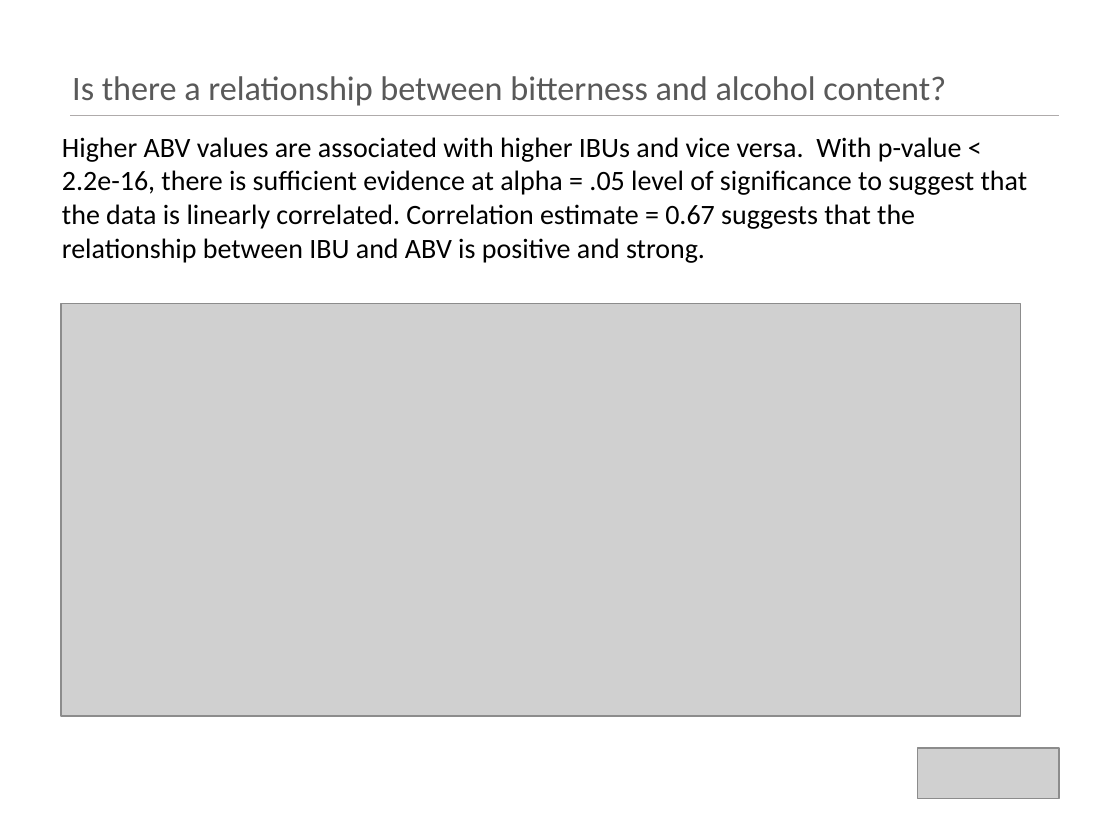
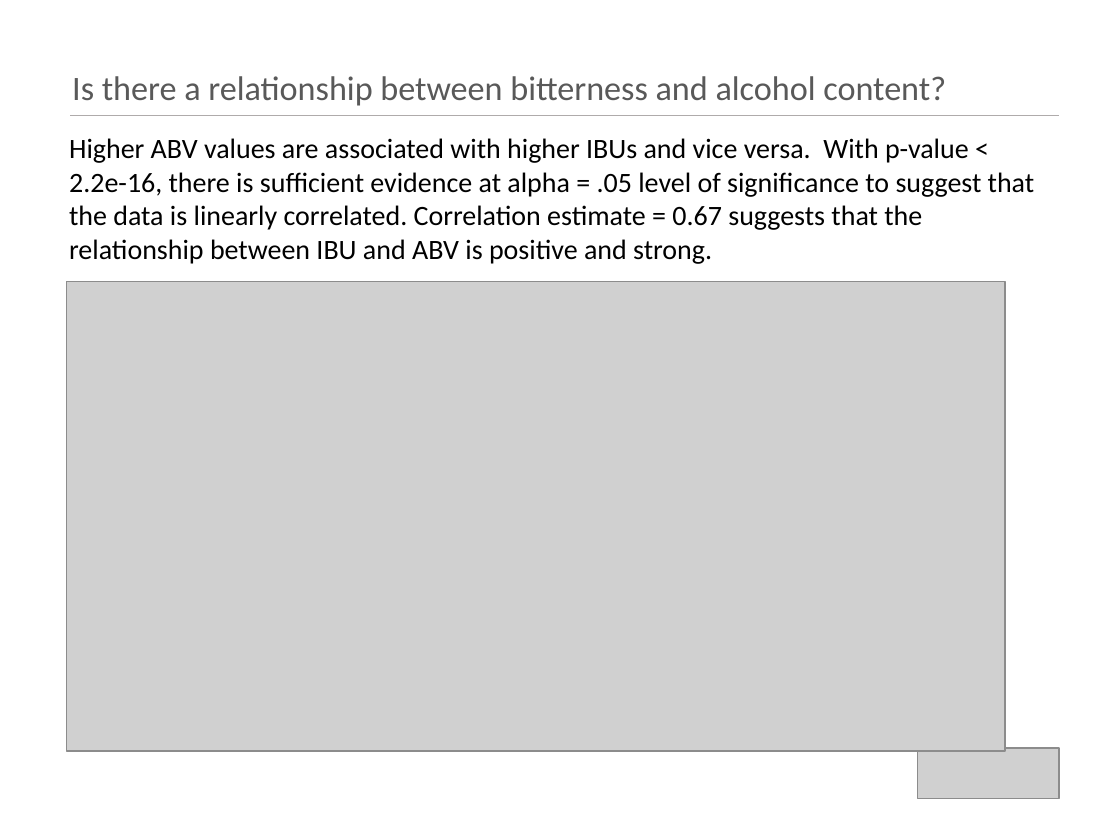
Before and after one commit to kristxh/6306-CaseStudy1-Beer, a slide deck: slide 9 of case_study_1_budweiser.pptx (slide 8 before the commit). Drawn at 1120x840 pixels with LibreOffice and Linux fonts; fonts in the diff are those of the drawing; grey boxes stand for pictures. Boxes give left, top, right and bottom in pixels: in the first picture for what was removed or moved away, otherwise in the second. Text is boxed around its words. In the diff, an @@ line names an element or a change of style, - is before the commit and + after.

```diff
--- a/case_study_1_budweiser.pptx
+++ b/case_study_1_budweiser.pptx
@@ text "Higher ABV values are associated ...": place and size @@
-text "Higher ABV values are associated ..." at <box>62,137,1028,263</box>
+text "Higher ABV values are associated ..." at <box>69,138,1035,264</box>
@@ picture: place and size @@
-picture at <box>60,304,1020,717</box>
+picture at <box>67,282,1006,752</box>
```
Also in this commit, not shown: 9 other slides changed, 1 slide added, 2 other files.
